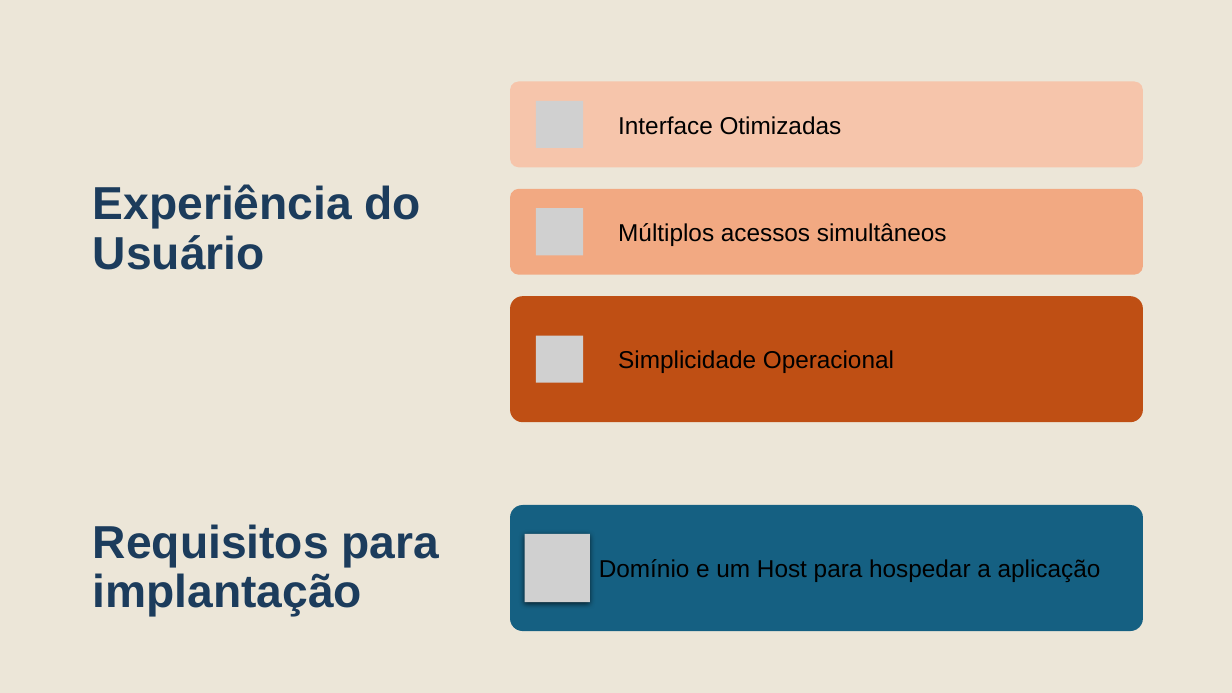
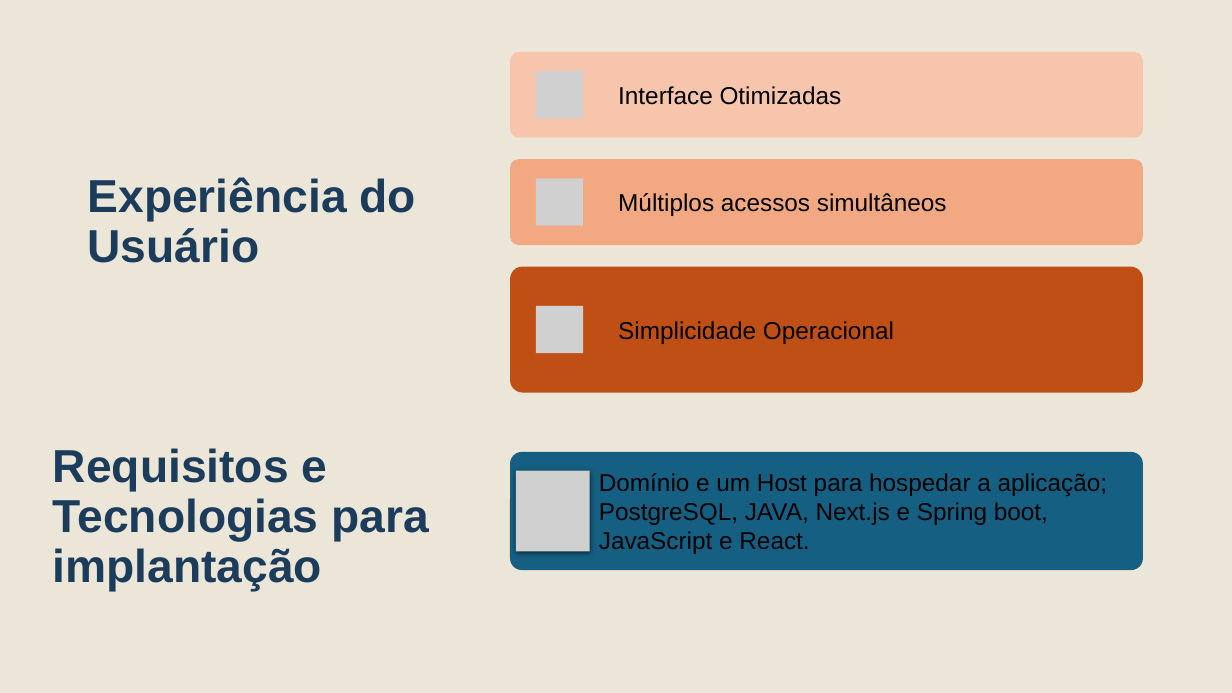
Before and after one commit to sandrorobertojunior/-ENTREGA-FINAL-BRISA, a slide deck: slide 4 of documentos/Apresentação Final do Projeto.pptx. Drawn at 1232x693 pixels with LibreOffice and Linux fonts; fonts in the diff are those of the drawing; grey boxes stand for pictures. Boxes give left, top, right and bottom in pixels: in the first picture for what was removed or moved away, otherwise in the second. Text is boxed around its words. In the diff, an @@ line names an element or a change of style, - is before the commit and + after.

```diff
--- a/documentos/Apresentação Final do Projeto.pptx
+++ b/documentos/Apresentação Final do Projeto.pptx
@@ title "Experiência do Usuário": place and size @@
-title "Experiência do Usuário" at [93, 184, 421, 270]
+title "Experiência do Usuário" at [88, 177, 415, 263]
@@ 3 pictures, 3 texts, 3 rounded rectangles: place and size @@
-3 pictures, 3 texts, 3 rounded rectangles at [510, 81, 1143, 422]
+3 pictures, 3 texts, 3 rounded rectangles at [510, 52, 1143, 392]
@@ title at [53, 448, 429, 592]: text changed @@
-Requisitos para implantação
+Requisitos e Tecnologias para implantação
@@ rounded rectangle: place and size @@
-rounded rectangle at [510, 506, 1143, 631]
+rounded rectangle at [510, 452, 1143, 570]
@@ picture: place and size @@
-picture at [525, 534, 591, 603]
+picture at [516, 470, 590, 551]
@@ text at [599, 473, 1108, 554]: text changed @@
-Domínio e um Host para hospedar a aplicação
+Domínio e um Host para hospedar a aplicação;
+PostgreSQL, JAVA, Next.js e Spring boot, JavaScript e React.
```
Also in this commit, not shown: 2 other slides changed.
